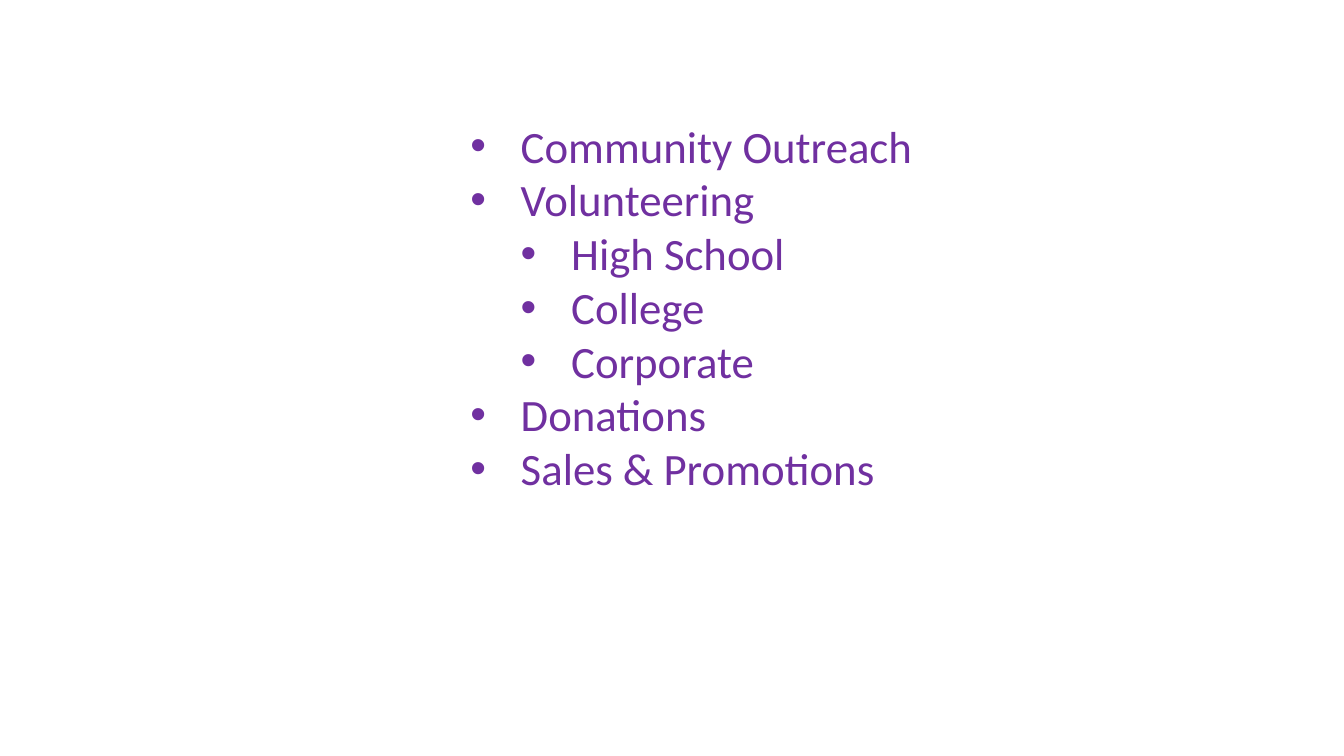
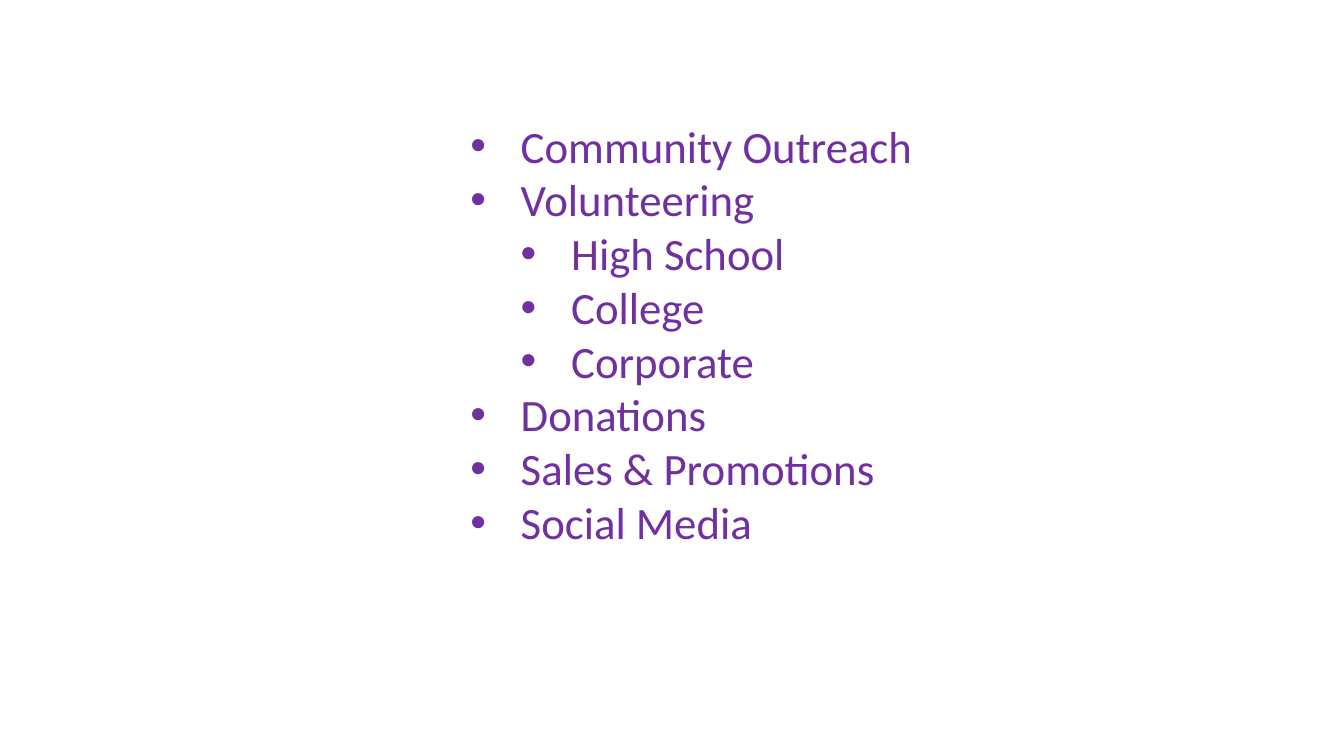
Before and after one commit to DellHelpAThon/RoundRockServingCenter_DigitalDreamers, a slide deck: slide 3 of RRASC Marketing Strategy Propossal.pptx (slide 6 before the commit). Drawn at 1344x756 pixels with LibreOffice and Linux fonts; fonts in the diff are those of the drawing; background and template pictures are left out. Boxes give left, top, right and bottom in pixels: in the first picture for what was removed or moved away, otherwise in the second. Text is boxed around its words. In the diff, an @@ line names an element or a change of style, - is before the commit and + after.

```diff
--- a/RRASC Marketing Strategy Propossal.pptx
+++ b/RRASC Marketing Strategy Propossal.pptx
@@ text at (521, 508, 752, 540): paragraph added @@
+• Social Media
```
Also in this commit, not shown: 6 other slides changed, 6 slides added, 2 slides removed.
